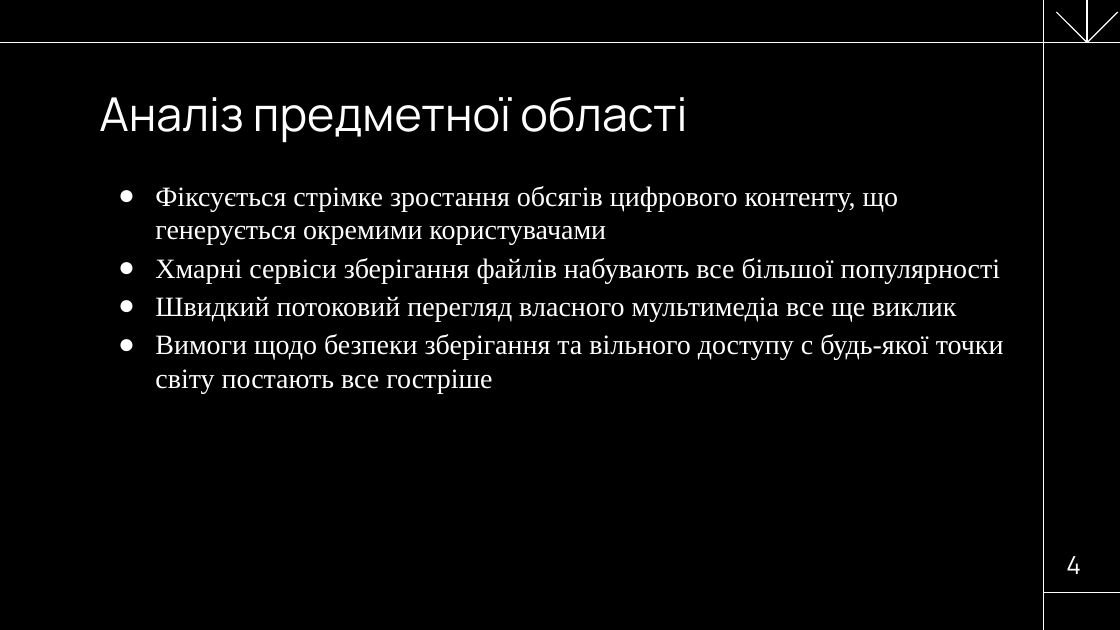
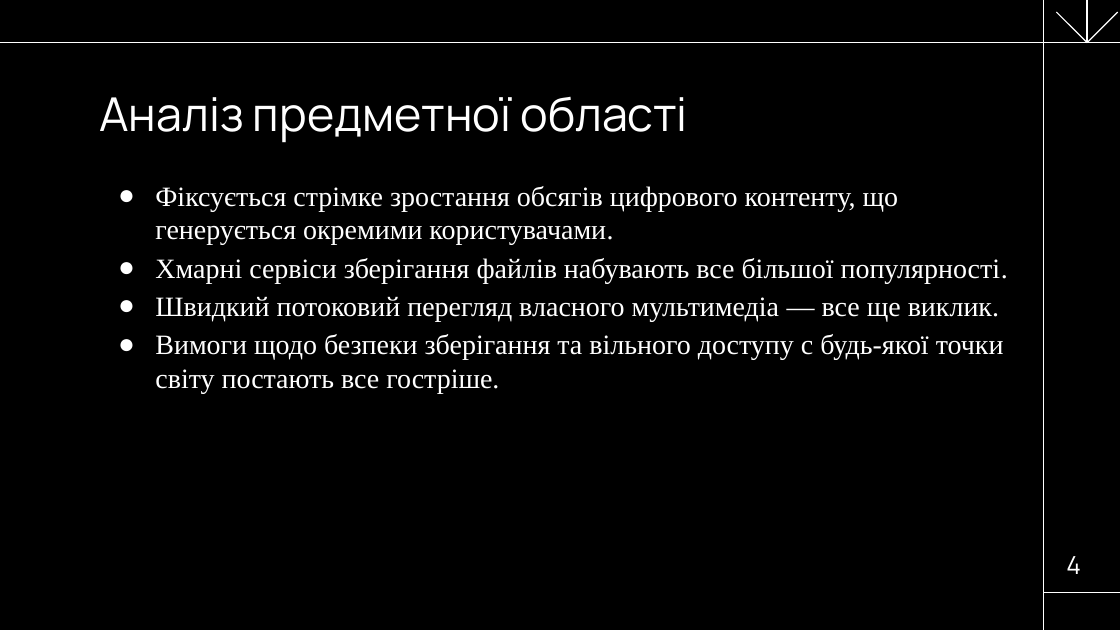
Before and after one commit to NureButsulinIhor/2025_B_PI_PZPI-21-2_Butsulin_I_O, a slide deck: slide 4 of 2025_Б_ПІ_ПЗПІ_21_2_Буцулін_І_О.pptx. Drawn at 1120x630 pixels with LibreOffice and Linux fonts; fonts in the diff are those of the drawing. Boxes give left, top, right and bottom in pixels: in the first picture for what was removed or moved away, otherwise in the second. Text is boxed around its words. In the diff, an @@ line names an element or a change of style, - is before the commit and + after.

```diff
--- a/2025_Б_ПІ_ПЗПІ_21_2_Буцулін_І_О.pptx
+++ b/2025_Б_ПІ_ПЗПІ_21_2_Буцулін_І_О.pptx
@@ text at bbox=[155, 186, 1008, 393]: text changed @@
-● Фіксується стрімке зростання обсягів цифрового контенту, що генерується окремими користувачами
-● Хмарні сервіси зберігання файлів набувають все більшої популярності
-● Швидкий потоковий перегляд власного мультимедіа все ще виклик
-● Вимоги щодо безпеки зберігання та вільного доступу с будь-якої точки світу постають все гостріше
+● Фіксується стрімке зростання обсягів цифрового контенту, що генерується окремими користувачами.
+● Хмарні сервіси зберігання файлів набувають все більшої популярності.
+● Швидкий потоковий перегляд власного мультимедіа — все ще виклик.
+● Вимоги щодо безпеки зберігання та вільного доступу с будь-якої точки світу постають все гостріше.
```
Also in this commit, not shown: 12 other slides changed.
